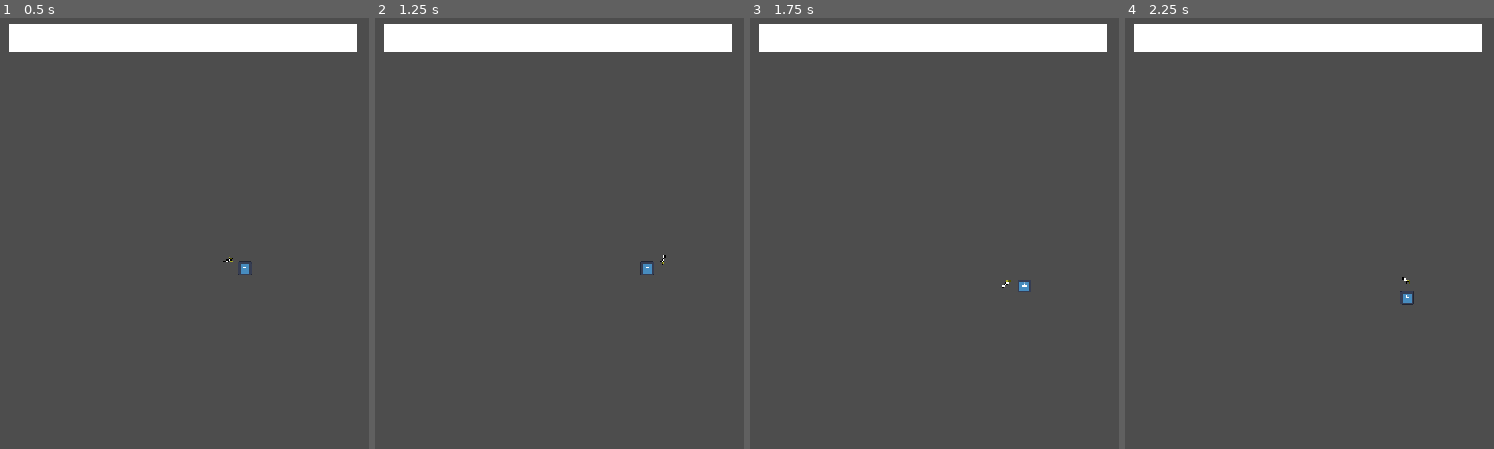
Above: before the commit, frames 1-4 (left to right).
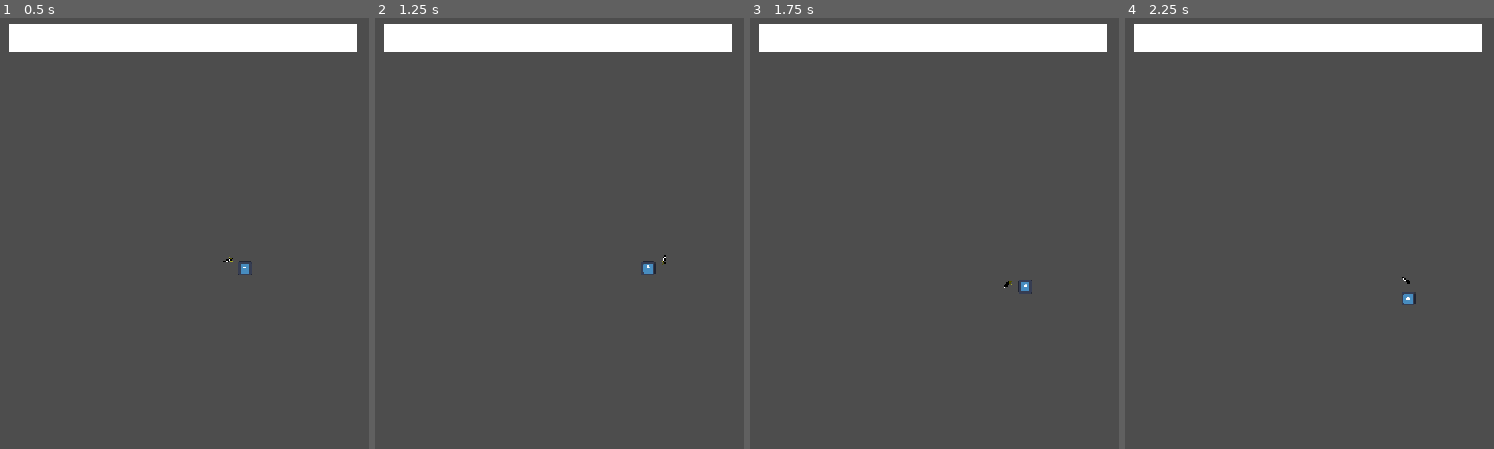
Above: after the commit, the same moments.

Repository: Mastersujo/RougeLIke
Game: Godot game, scene res://Scenes/level1/Level_A.tscn
Two runs of this game, one before a commit and one after it. Both use one fixed random seed, a clock stepped at 60 frames per second and the inputs below. The engine's default icon, where the game draws it, is replaced by a stand-in: a white triangle on a blue panel in a dark square.
Inputs (mouse positions are in pixels of both pictures, inside the frame that each line leads up to):
- Up to frame 1 (0.5 s): no input
- Up to frame 2 (1.25 s): tap Enter at 0.5 s; move the mouse to (732, 216) at 0.52 s; hold D (right) from 0.53 s (still down)
- Up to frame 3 (1.75 s): move the mouse to (772, 263) at 1.27 s; release D (right) at 1.28 s; hold S (down) from 1.28 s (still down)
- Up to frame 4 (2.25 s): move the mouse to (1386, 142) at 2.02 s; release S (down) at 2.03 s; hold D (right) from 2.03 s (still down)

Frame 1 is identical in both runs. In frame 2, less than 0.1% of the frame differs, in the area x 71-79%, y 54-60%; in frame 3, less than 0.1%; in frame 4, less than 0.1%, in the area x 74-79%, y 60-67%.

Commit message:
level completion

Diff:
--- a/Scripts/level_a.gd
+++ b/Scripts/level_a.gd
@@ -8,7 +8,7 @@
 var enemy_directory_level1:String = "res://Scenes/enemies/level 1/"##level 2 would have harder sets. can pull from both or 1
 var enemy_list:Array = [] ##list of enemy scenes to shuffle
 var enemies_in_scene:int = 15##number of enemies on screen, increase this and enemy total for more madness
-var enemys_per_level:int = 100##total number of enemies in level, can just decrease this each time an enemy is spawned
+var enemys_per_level:int = 50##total number of enemies in level, can just decrease this each time an enemy is spawned
 
 func _ready() -> void:
 	GM.spawn_player(self, player_spawn_position.position)
@@ -20,7 +20,6 @@
 	remove_child(GM.camera)
 
 func spawn_enemy():##checks if can spawn, then shuffles spawn list and spawns till it hits the cap
-	print(node_containing_enemies.get_child_count(), "<", enemies_in_scene)
 	if node_containing_enemies.get_child_count() < enemies_in_scene and enemies_in_scene < enemys_per_level:
 		var spawn_number = enemies_in_scene - node_containing_enemies.get_child_count()
 		for e in spawn_number:
@@ -33,7 +32,6 @@
 					var spawned_enemy = load("res://Scenes/enemies/level 1/" + enemy_list[0])
 					var enemy  = spawned_enemy.instantiate()
 					enemy.self_name = enemy_list[0]
-
 					enemy.position = spawn_location
 					node_containing_enemies.add_child(enemy)
 					enemys_per_level -= 1
@@ -56,6 +54,10 @@
 	if abs(spawn_location - GM.player.global_position) > Vector2(100,100):
 		return spawn_location
 
+func complete_level():
+	if node_containing_enemies.get_child_count() == 0:
+		print("level complete")
+
 func get_enemy_list():##gives a count of files in directory, next rng from 0-size
 	var dir = DirAccess.open(enemy_directory_level1)
 	if dir == null:
@@ -70,5 +72,4 @@
 	dir.list_dir_end()
 
 func _on_enemy_spawner_timeout() -> void:##spawns enemies to enemies_in_scene
-	print("spawn timeout")
 	spawn_enemy()
--- a/Scripts/player.gd
+++ b/Scripts/player.gd
@@ -1,15 +1,16 @@
 extends CharacterBody2D
 var health:int = 0
 var max_health:int = 10
-@export var PlayerSpeed:float = 3400.0
+@export var PlayerSpeed:float = 3500.0
+var rng:RandomNumberGenerator = RandomNumberGenerator.new()
+@onready var hurt_timer: Timer = $Timers/HurtTimer
+@onready var sprite: Sprite2D = $Sprite2D
+
 @onready var weapon: Node2D = $Weapon
-var weapon_damage = 50
+var weapon_damage = 50##needs updated after some weapons are made
+@onready var attack_timer: Timer = $Timers/AttackTimer
 var base_crit_chance:int = 50
 var max_crit_chance:int = 1000
-var rng:RandomNumberGenerator = RandomNumberGenerator.new()
-@onready var attack_timer: Timer = $Timers/AttackTimer
-@onready var hurt_timer: Timer = $Timers/HurtTimer
-@onready var sprite: Sprite2D = $Sprite2D
 
 func _ready() -> void:
 	add_to_group("Player")
@@ -25,7 +26,7 @@
 	velocity = (input_direction * (PlayerSpeed + GM.player_stats["speed"])) * delta
 
 func rotate_weapon():
-	weapon.look_at((get_global_mouse_position()))
+	weapon.look_at(get_global_mouse_position())
 
 func damaged(damage):
 	var crit_chance = rng.randi_range(0, max_crit_chance)
@@ -37,8 +38,8 @@
 			health -= (damage * GM.player_stats["crit_damage"])
 		health -= damage
 		if health <= 0:
-			print("dead")
 			visible = false
+			process_mode = Node.PROCESS_MODE_DISABLED
 		GM.ui_controller.update_health()
 
 func _on_attack_timer_timeout() -> void:
--- a/animated_sprite_2d.gd
+++ b/animated_sprite_2d.gd
@@ -11,10 +11,10 @@
 var health = 0
 var max_health:int = 100
 var speed:float = 35.0
+var weight:float = .1
 
 @onready var hurt_flasher: Timer = $Timers/HurtFlasher
 
-# Called when the node enters the scene tree for the first time.
 func _ready() -> void:
 	add_to_group("Enemy")
 	health = max_health
@@ -28,9 +28,9 @@
 
 func mover(delta):
 	if abs(global_position.y - GM.player.global_position.y) > 16:
-		self.global_position.y = move_toward(global_position.y, lerp(global_position.y, GM.player.global_position.y, .5), delta * speed)
+		self.global_position.y = move_toward(global_position.y, lerp(global_position.y, GM.player.global_position.y, weight), delta * speed)
 	if abs(global_position.x - GM.player.global_position.x) > 16:
-		self.global_position.x = move_toward(global_position.x, lerp(global_position.x, GM.player.global_position.x, .5), delta * speed)
+		self.global_position.x = move_toward(global_position.x, lerp(global_position.x, GM.player.global_position.x, weight), delta * speed)
 
 func facing_dir():##controls attack box facing and sprite facing
 	attack_box.look_at(GM.player.global_position)
@@ -39,14 +39,14 @@
 	elif global_position.x > GM.player.global_position.x:
 		sprite.flip_h = false
 
-func attacking():
+func attacking():##attacks after a set period of time allowing player to move before the attack
 	if attack_cd.is_stopped() and hit_start.is_stopped():
 		for t in player_hurt.get_overlapping_areas():
 			var target = t.get_parent()
 			if target.is_in_group("Player"):
 				hit_start.start()
 
-func damage_player():
+func damage_player():#on hitting the player
 	if attack_cd.is_stopped():
 		for t in player_hurt.get_overlapping_areas():
 				var target = t.get_parent()
@@ -54,7 +54,7 @@
 					target.damaged(attack_damage - GM.player_stats["defense"])
 					attack_cd.start()
 
-func damaged(damage):
+func damaged(damage):#being hurt
 	sprite.self_modulate = Color.RED
 	hurt_flasher.start()
 	health -= damage
@@ -63,10 +63,11 @@
 		sprite.self_modulate = Color.WHITE
 		GM.enemy_spawn_pool.append(self)
 		self.reparent(get_tree().current_scene.idle_enemies)
+		get_tree().current_scene.complete_level()
 		process_mode = Node.PROCESS_MODE_DISABLED
 
 func _on_hurt_flasher_timeout() -> void:
 	sprite.self_modulate = Color.WHITE
 
-func _on_hit_start_timeout() -> void:
+func _on_hit_start_timeout() -> void:##starts the actual attack
 	damage_player()
